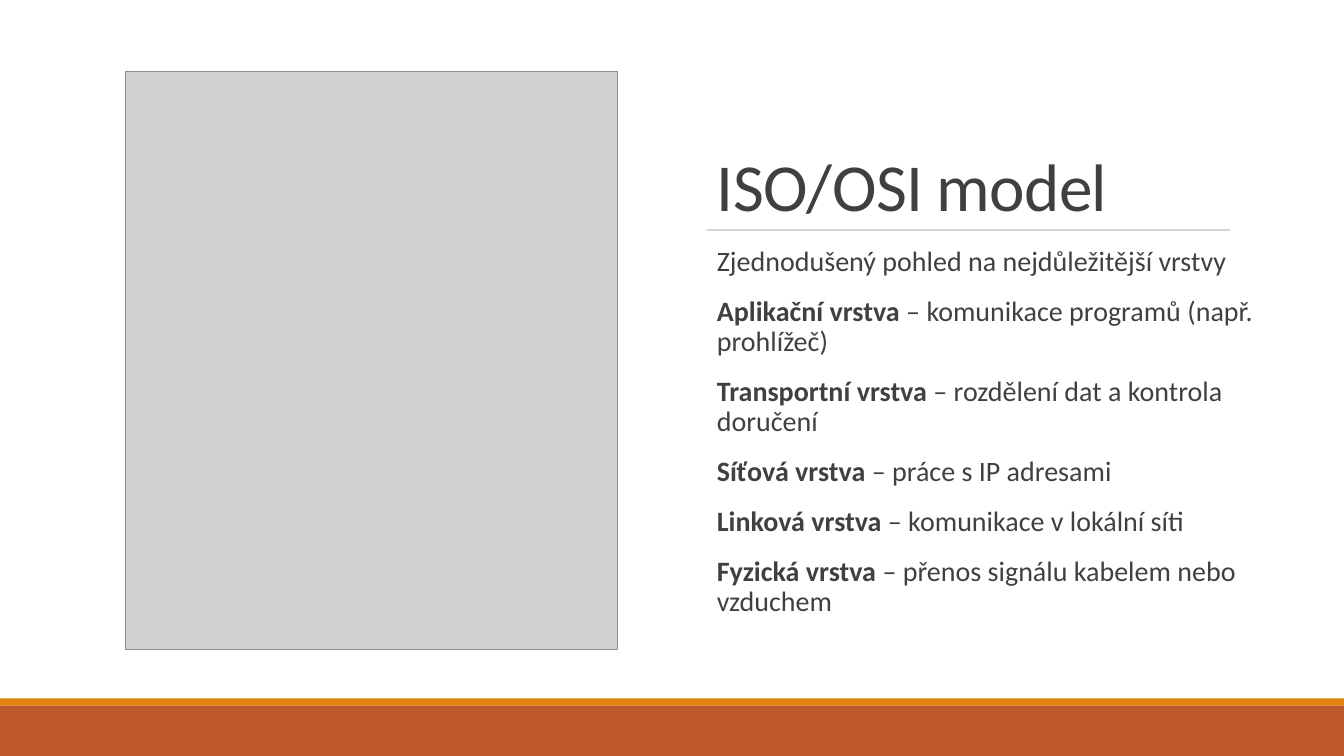
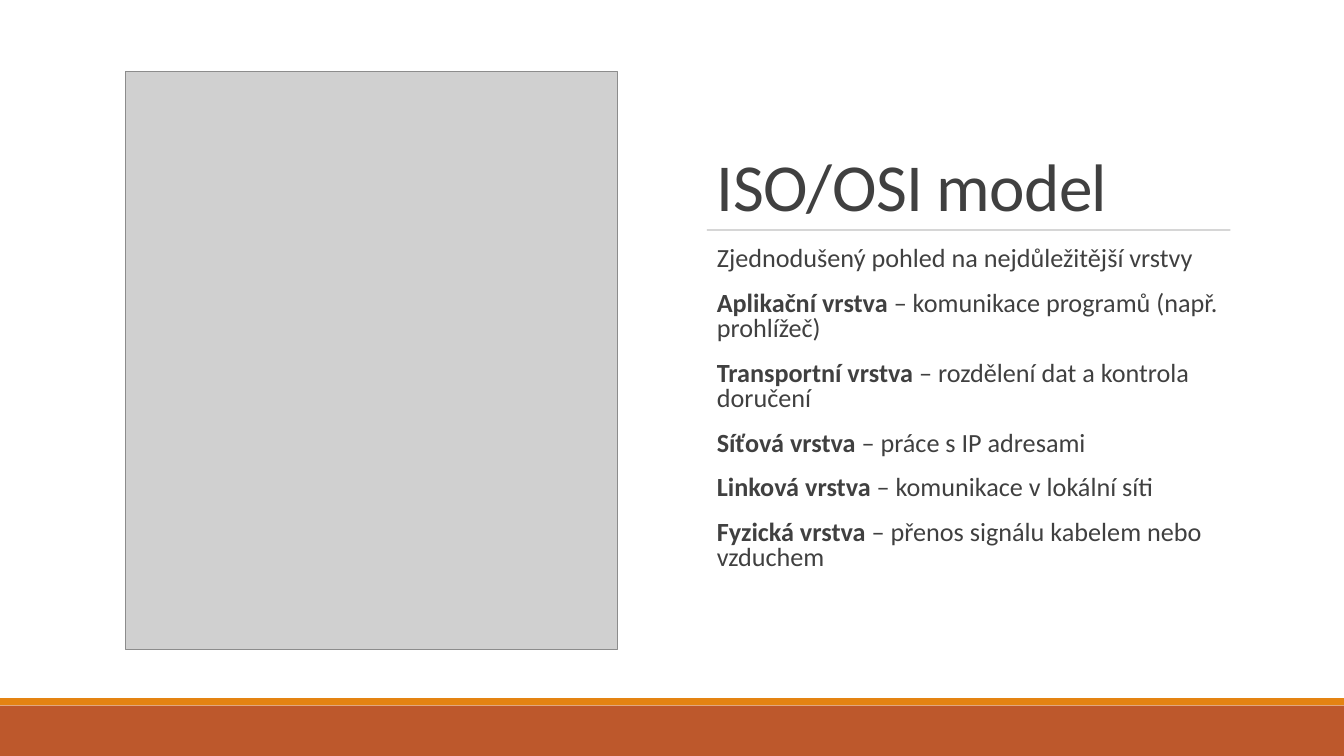
Before and after one commit to dawissl/hradebni-dmg, a slide deck: slide 5 of prezentace/1. ročník/18 - síťové protokoly a komunikace v síti.pptx. Drawn at 1344x756 pixels with LibreOffice and Linux fonts; fonts in the diff are those of the drawing; grey boxes stand for pictures. Boxes give left, top, right and bottom in pixels: in the first picture for what was removed or moved away, otherwise in the second. Text is boxed around its words. In the diff, an @@ line names an element or a change of style, - is before the commit and + after.

```diff
--- a/prezentace/1. ročník/18 - síťové protokoly a komunikace v síti.pptx
+++ b/prezentace/1. ročník/18 - síťové protokoly a komunikace v síti.pptx
@@ text "Zjednodušený pohled na nejdůležitější vrstvy" at [717,248,1217,566]: size 20 to 18.7 pt; line spacing 0.9 to 0.8 @@
```
Also in this commit, not shown: 5 other slides changed, 5 other files.
